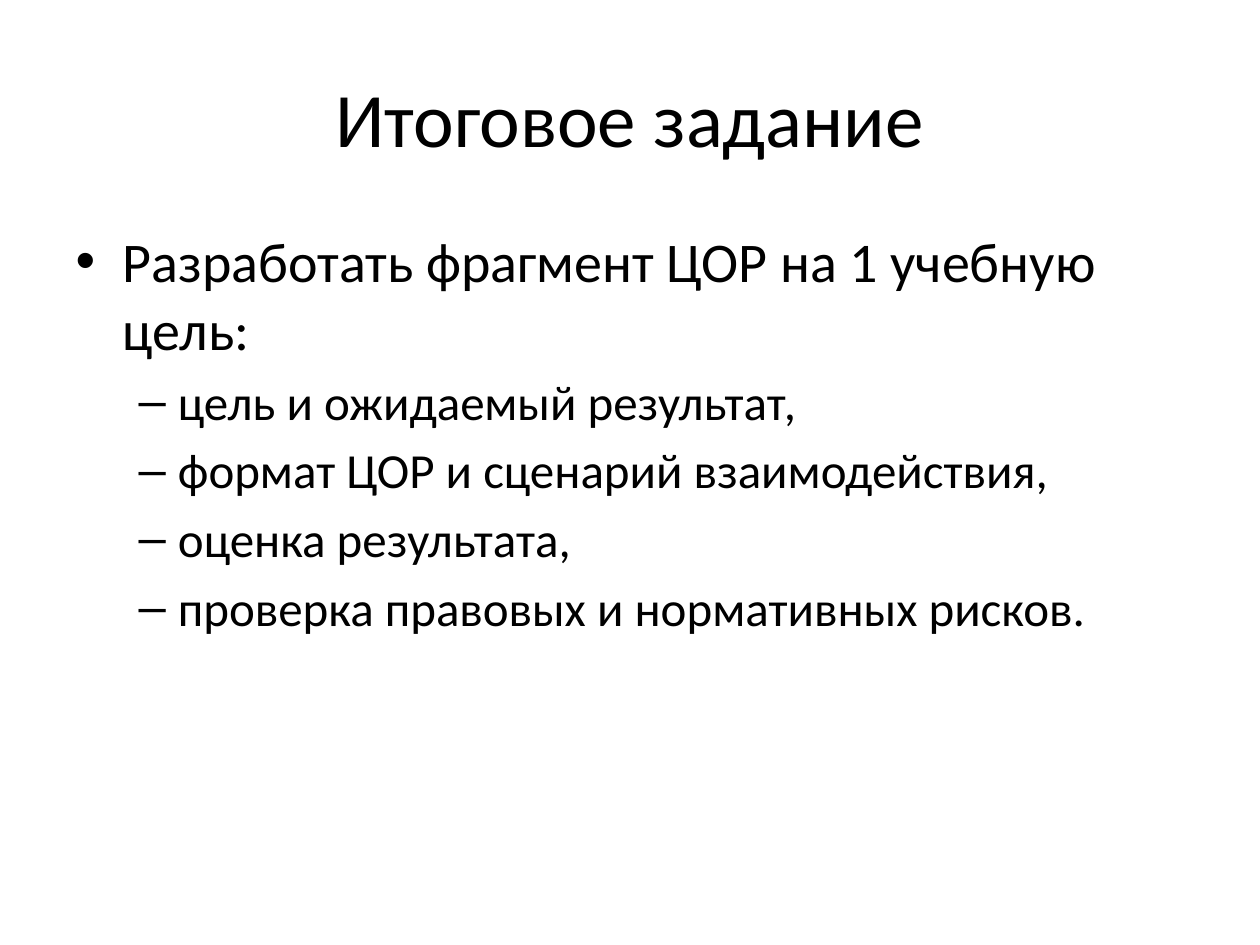
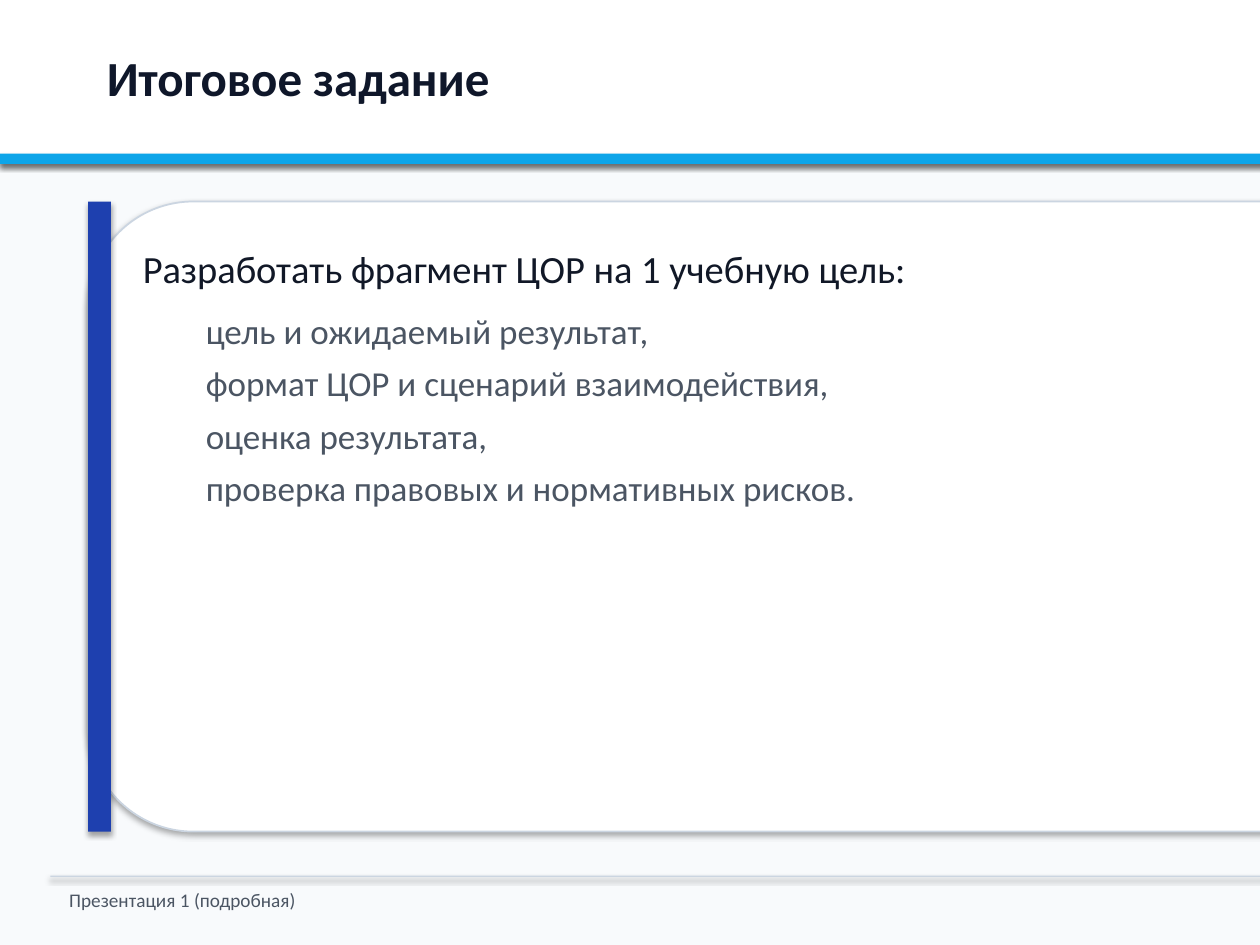
Before and after one commit to NastyaKL95/lms, a slide deck: slide 28 of presentation-topic-1-detailed.pptx (slide 25 before the commit). Drawn at 1260x945 pixels with LibreOffice and Linux fonts; fonts in the diff are those of the drawing. Boxes give left, top, right and bottom in pixels: in the first picture for what was removed or moved away, otherwise in the second. Text is boxed around its words. In the diff, an @@ line names an element or a change of style, - is before the commit and + after.

```diff
--- a/presentation-topic-1-detailed.pptx
+++ b/presentation-topic-1-detailed.pptx
@@ background #FFFFFF to #F8FAFC @@
@@ rectangle added at box(0, 0, 1260, 164), fill #FFFFFF @@
@@ text "Итоговое задание": place and size @@
-text "Итоговое задание" at box(335, 97, 924, 160)
+text "Итоговое задание" at box(107, 64, 489, 104)
@@ text "Итоговое задание" at box(107, 64, 489, 104): size 44 to 28 pt, text colour #000000 to #0F172A, bold on; alignment centre to left; vertical alignment middle to top @@
@@ rectangle added at box(0, 154, 1260, 164), fill #0EA5E9 @@
@@ rounded rectangle added at box(88, 202, 1260, 832), fill #FFFFFF, outline #CBD5E1 1 pt @@
@@ rectangle added at box(88, 202, 111, 832), fill #1E40AF @@
@@ text "Разработать фрагмент ЦОР на 1 ...": place and size @@
-text "Разработать фрагмент ЦОР на 1 ..." at box(123, 244, 1096, 634)
+text "Разработать фрагмент ЦОР на 1 ..." at box(143, 257, 906, 507)
@@ text "Разработать фрагмент ЦОР на 1 ..." at box(143, 257, 906, 507): size 32 to 22 pt, text colour #000000 to #111827 in "Разработать фрагмент ЦОР на 1 учебную цель:"; size 28 to 20 pt, text colour #000000 to #4B5563 in "цель и ожидаемый результат,", "формат ЦОР и сценарий взаимодействия,", "оценка результата,", "проверка правовых и нормативных рисков."; bullet • to none; more space between paragraphs; bullet – to none @@
@@ rectangle added at box(50, 876, 1260, 877), fill #CBD5E1 @@
@@ text added at box(69, 893, 295, 910), 11 pt, text #4B5563 @@
+Презентация 1 (подробная)
```
Also in this commit, not shown: 25 other slides changed, 4 slides added, 1 slide removed, 2 other files.
